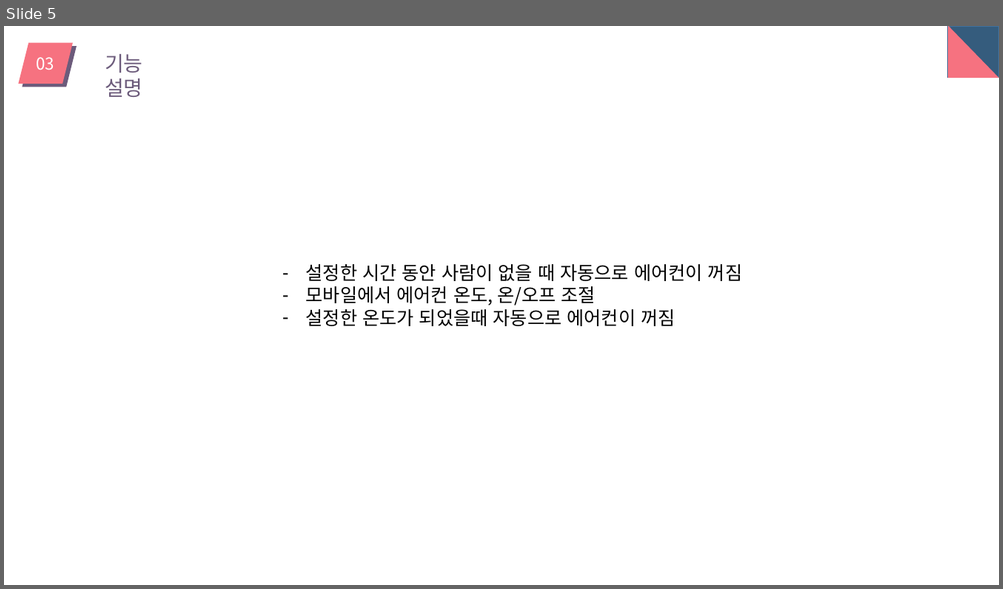
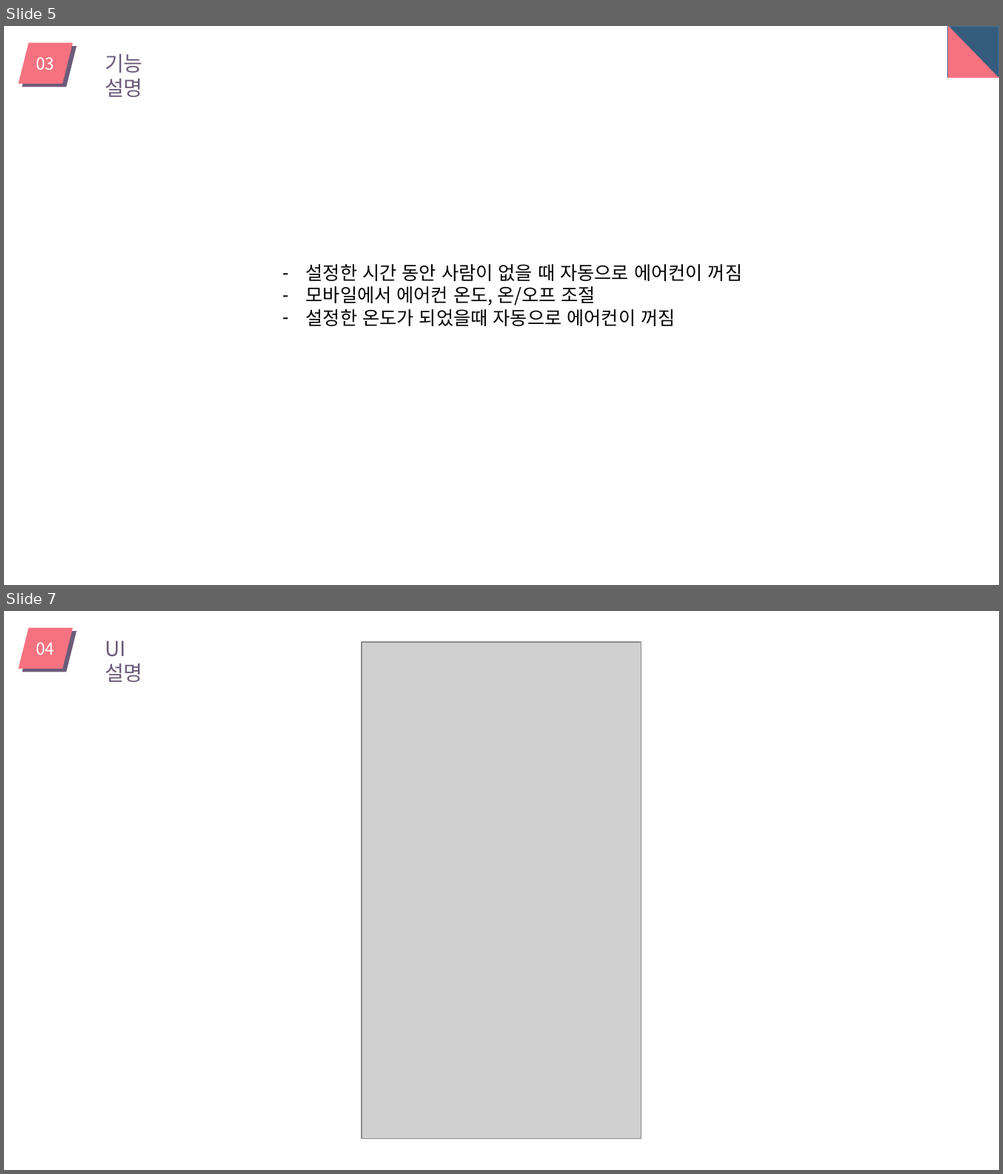
Before and after one commit to dgsw-2019-hackathon/J_B_H_AirConditioner, a slide deck: pptFile/ppt.pptx. Shown one above the other, each under a label of ours: slide 5 before the commit, slides 5 and 7 after it; the slides between them are not shown. The pictures are 1003x589 and 1003x1174 pixels, drawn with LibreOffice and Linux fonts; fonts in the diff are those of the drawing; grey boxes stand for pictures. Boxes give left, top, right and bottom in pixels: in the first picture for what was removed or moved away, otherwise in the second. Text is boxed around its words. In the diff, an @@ line names an element or a change of style, - is before the commit and + after.

```diff
--- a/pptFile/ppt.pptx
+++ b/pptFile/ppt.pptx
@@ slide 7 added at [4,611,999,1170], background #FFFFFF @@
@@ group added at [18,628,143,682]: 2 parallelograms, 2 texts @@
+UI 설명
+04
@@ picture added at [361,642,641,1140] @@
```
Also in this commit, not shown: 2 slides changed, 13 other slides added, 1 other file.
